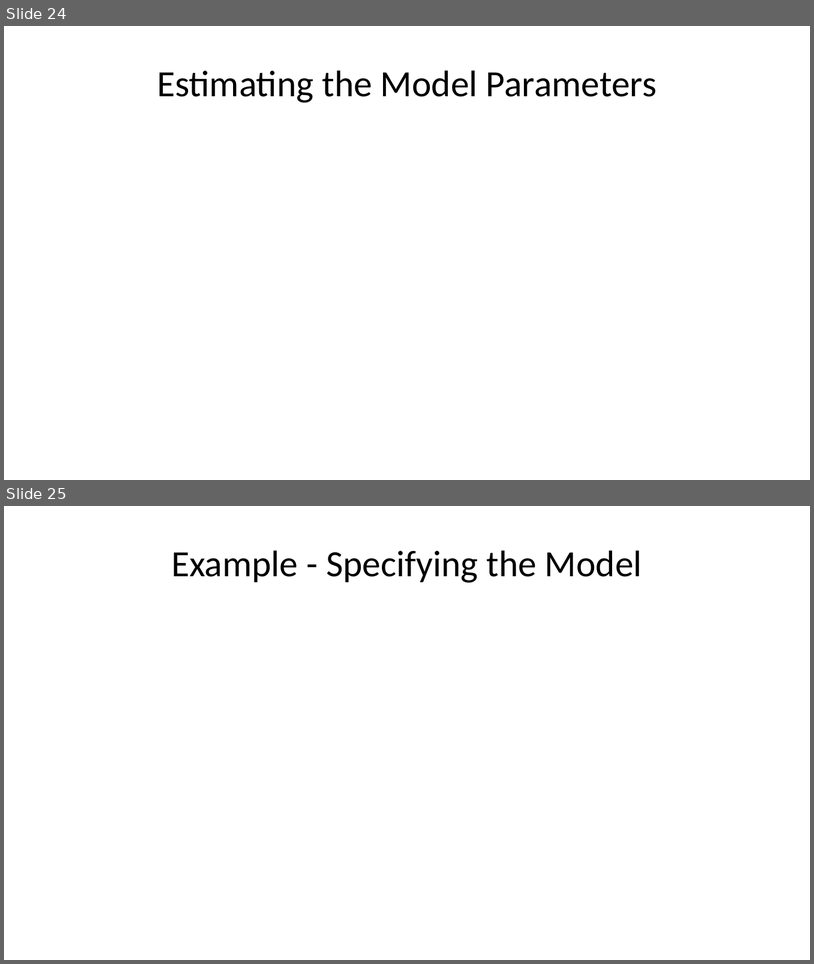
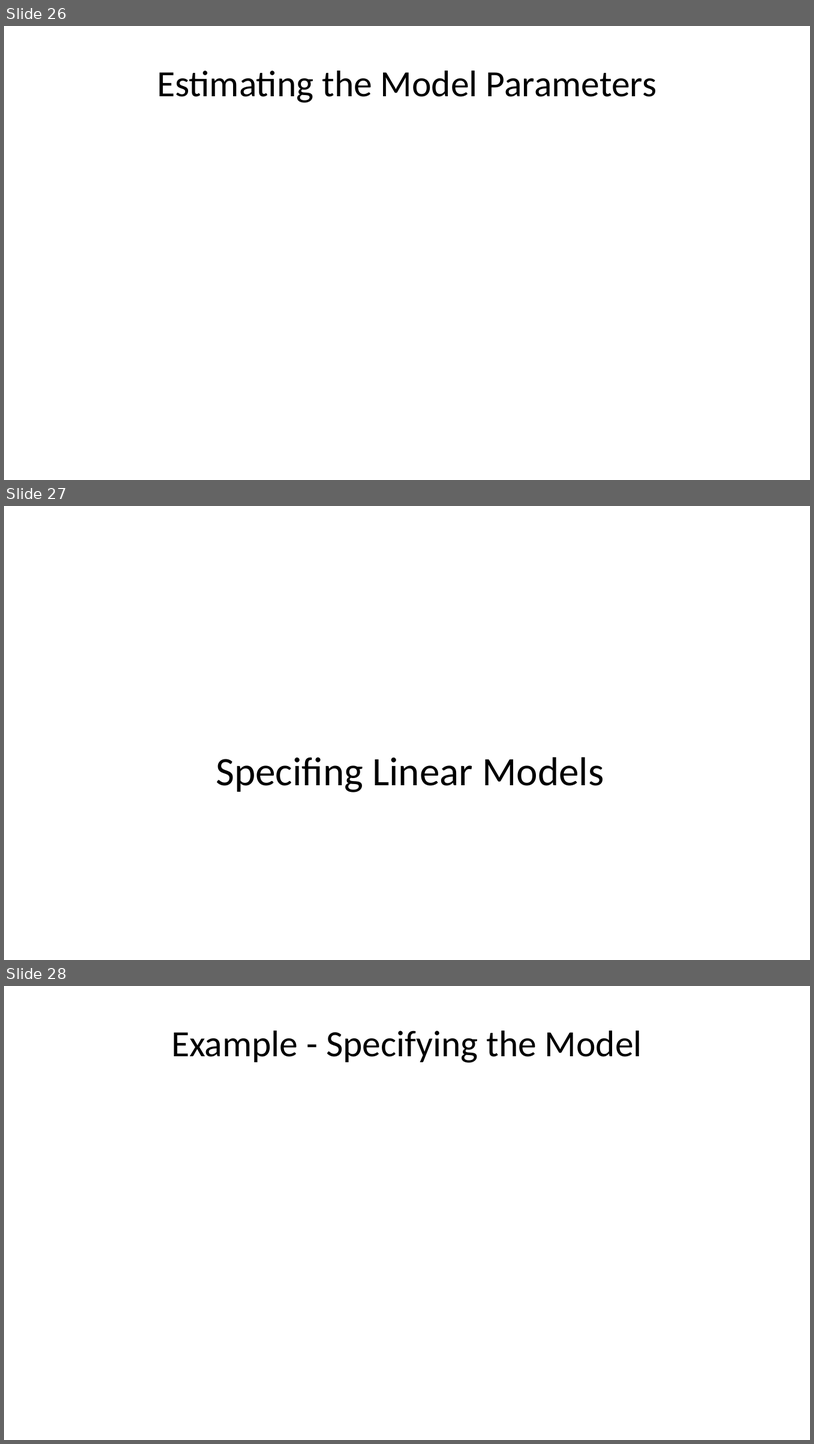
Before and after one commit to StephenElston/CSCI-E-83, a slide deck: LectureSlides/08_IntroductionToLinearModels.pptx. Shown one above the other, each under a label of ours: slides 24 and 25 before the commit, slides 26, 27 and 28 after it. The pictures are 814x964 and 814x1444 pixels, drawn with LibreOffice and Linux fonts; fonts in the diff are those of the drawing; grey boxes stand for pictures. Boxes give left, top, right and bottom in pixels: in the first picture for what was removed or moved away, otherwise in the second. Text is boxed around its words. In the diff, an @@ line names an element or a change of style, - is before the commit and + after.

```diff
--- a/LectureSlides/08_IntroductionToLinearModels.pptx
+++ b/LectureSlides/08_IntroductionToLinearModels.pptx
@@ slide 27 added at [4,506,810,960], background #FFFFFF @@
@@ text added at [216,757,604,792], 36 pt, text #000000 @@
+Specifing Linear Models
@@ what was slide 24 is now slide 26 @@
@@ what was slide 25 is now slide 28 @@
```
Also in this commit, not shown: 5 slides changed, 7 other slides added.
